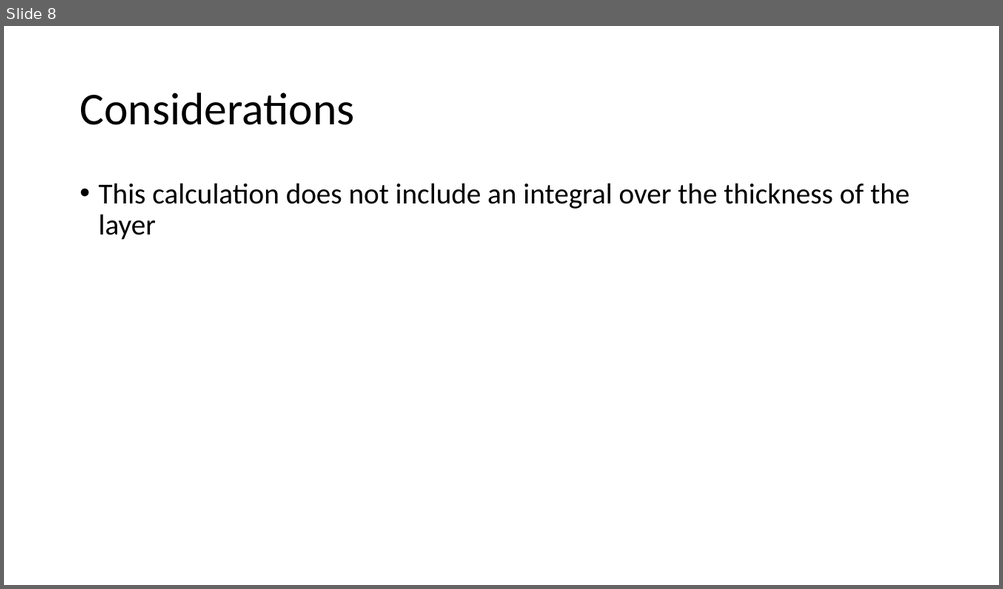
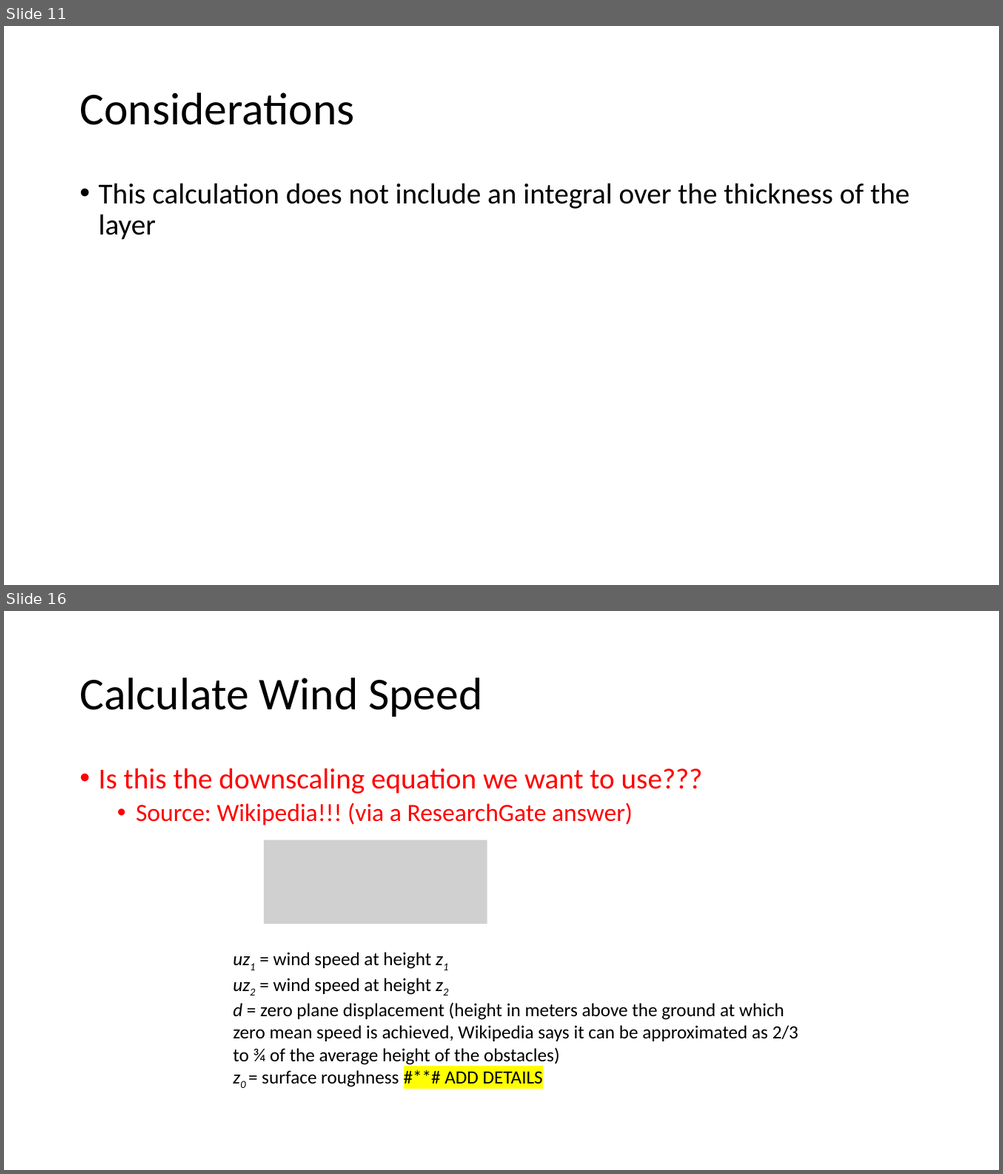
Before and after one commit to akeyel/HI_WRF, a slide deck: Progress/3D_Calcs.pptx. Shown one above the other, each under a label of ours: slide 8 before the commit, slides 11 and 16 after it; the slides between them are not shown. The pictures are 1003x589 and 1003x1174 pixels, drawn with LibreOffice and Linux fonts; fonts in the diff are those of the drawing; grey boxes stand for pictures. Boxes give left, top, right and bottom in pixels: in the first picture for what was removed or moved away, otherwise in the second. Text is boxed around its words. In the diff, an @@ line names an element or a change of style, - is before the commit and + after.

```diff
--- a/Progress/3D_Calcs.pptx
+++ b/Progress/3D_Calcs.pptx
@@ slide 16 added at box(4, 611, 999, 1170), background #FFFFFF @@
@@ title added at box(79, 678, 482, 717), 44 pt, text #000000 @@
+Calculate Wind Speed
@@ text added at box(99, 768, 703, 826), 24 pt, text #FF0000 @@
+• Is this the downscaling equation we want to use???
+  • Source: Wikipedia!!! (via a ResearchGate answer)
@@ picture added at box(264, 840, 487, 923) @@
@@ text added at box(233, 952, 798, 1088), 18 pt, text #000000 @@
+uz1 = wind speed at height z1
+uz2 = wind speed at height z2
+d = zero plane displacement (height in meters above the ground at which zero mean speed is achieved, Wikipedia says it can be approximated as 2/3 to ¾ of the average height of the obstacles)
+z0 = surface roughness #**# ADD DETAILS
@@ what was slide 8 is now slide 11 @@
```
Also in this commit, not shown: 12 other slides added, 1 other file.
